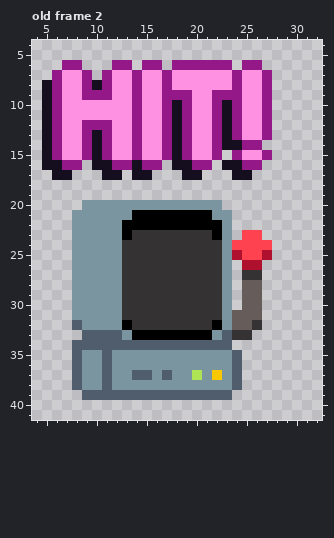
Edited in one commit: pixel-art file (WIP Assets/GambaMachine.aseprite). The picture above is the old version.
48x48 pixels, 2 frames. Shown: old frame 2: x 4..32, y 4..41. The commit also changed other frames, which this record leaves out.
Now the later version:
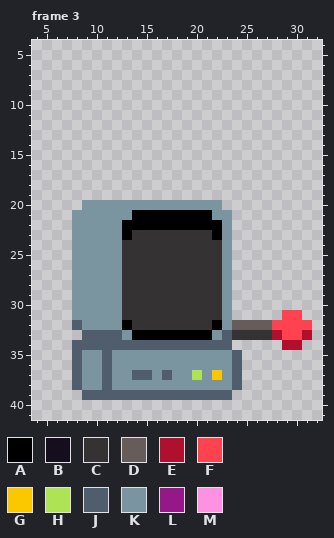
Palette (. is transparent): A #000000  B #140e1e  C #353234  D #665d5b  E #af102e  F #ff424f  G #fbc800  H #afe356  J #505d6d  K #7b95a0  L #941887  M #ff91e2
A new or re-ordered frame is compared with the old frame closest to it.
Edits made:
frames 2 -> 3
--- frame 3 is new; against old frame 2, layers "Layer 4", "Layer 2"
@@ x 4..32 @@
  5 .............................
- 6 ...LL...LL.LL.LLLLLL.LL......
- 7 ..LMML.LMMLMMLMMMMMMLMML.....
- 8 .BLMMLBLMMLMMLMMMMMMLMML.....
- 9 .BLMMLLLMMLMMLLLMMLLLMML.....
-10 .BLMMMMMMMLMMLBLMMLBLMML.....
-11 .BLMMMMMMMLMMLBLMMLBLMML.....
-12 .BLMMLLLMMLMMLBLMMLBLMML.....
-13 .BLMMLBLMMLMMLBLMMLBLMML.....
-14 .BLMMLBLMMLMMLBLMMLBBLL......
-15 .BLMMLBLMMLMMLBLMML.LMML.....
-16 .BBLL.BBLLBLL.BBLL.BBLL......
-17 ..BB...BB.BB...BB...BB.......
+ 6 .............................
+ 7 .............................
+ 8 .............................
+ 9 .............................
+10 .............................
+11 .............................
+12 .............................
+13 .............................
+14 .............................
+15 .............................
+16 .............................
+17 .............................
 18 .............................
@@ x 22..32 @@
 22 AK.........
-23 AK.FF......
-24 CKFFFF.....
-25 CKEFFE.....
-26 CK.EE......
-27 CK.CC......
-28 CK.DD......
-29 CK.DD......
-30 CK.DD......
-31 CKDDD......
-32 AKDDC......
-33 KJCC.......
-34 JJ.........
+23 AK.........
+24 CK.........
+25 CK.........
+26 CK.........
+27 CK.........
+28 CK.........
+29 CK.........
+30 CK.........
+31 CK.....FF..
+32 AKDDDDFFFF.
+33 KJCCCCEFFE.
+34 JJ.....EE..
 35 KKJ........
Pixel boxes of the changes (left, top, right, bottom) in both pictures:
erased: (42, 60, 272, 180)
changed: (232, 230, 312, 350)
